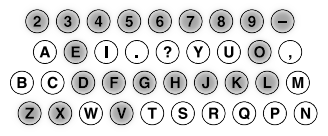
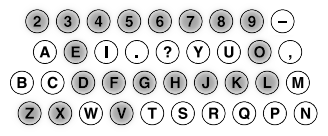
Comparing the layer stacks of the two w=328, h=136 images. Changes:
painted on "QWERTY-Predecessor same" over [268, 6, 298, 35]
